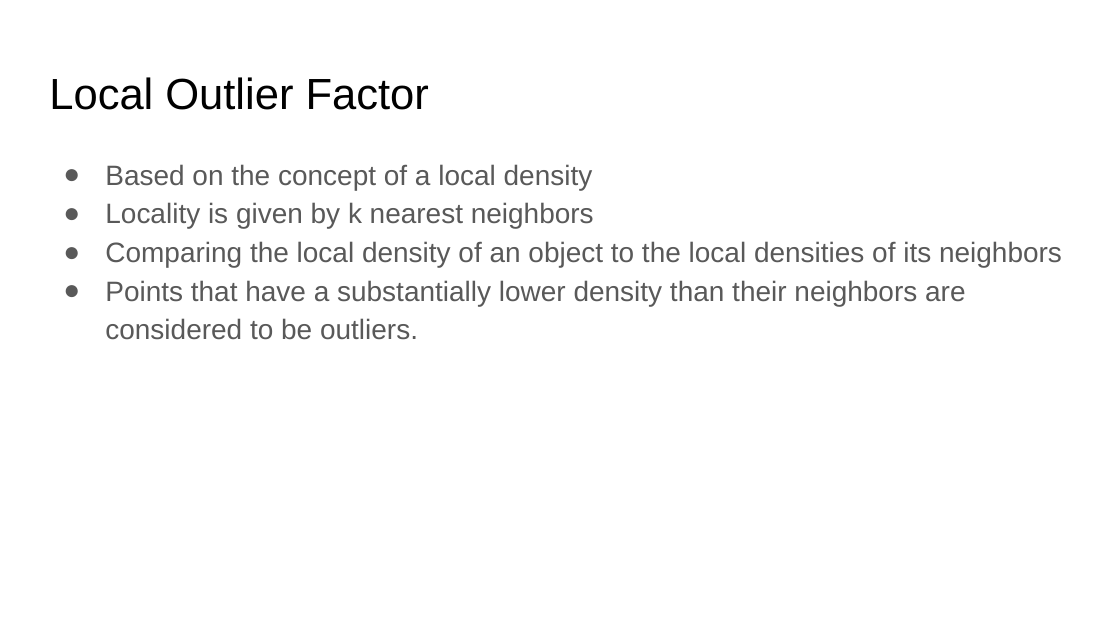
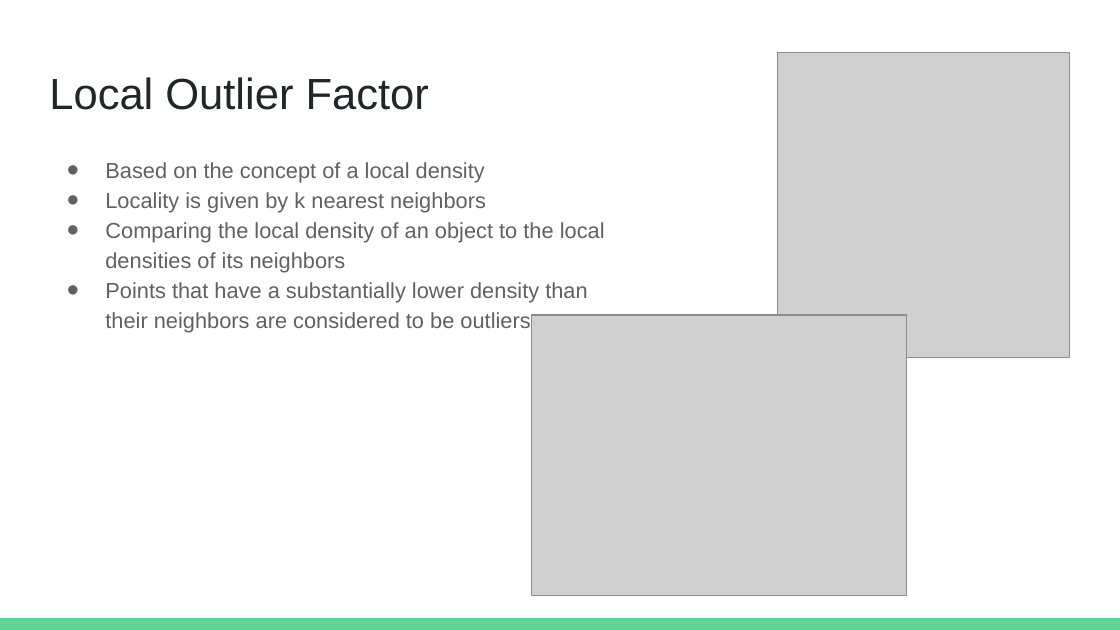
Before and after one commit to rmzn1717/anomaly_detection_project, a slide deck: slide 28 of Unsupervised Anomaly Detection.pptx (slide 6 before the commit). Drawn at 1120x630 pixels with LibreOffice and Linux fonts; fonts in the diff are those of the drawing; grey boxes stand for pictures. Boxes give left, top, right and bottom in pixels: in the first picture for what was removed or moved away, otherwise in the second. Text is boxed around its words. In the diff, an @@ line names an element or a change of style, - is before the commit and + after.

```diff
--- a/Unsupervised Anomaly Detection.pptx
+++ b/Unsupervised Anomaly Detection.pptx
@@ title "Local Outlier Factor" at (x1=49, y1=77, x2=429, y2=110): text colour #000000 to #202729 @@
@@ picture added at (x1=777, y1=53, x2=1068, y2=358) @@
@@ text "Based on the concept of ..." at (x1=105, y1=162, x2=605, y2=332): size 18 to 14 pt, text colour #595959 to #616161; indent changed; bullet colour #595959 to #616161 @@
@@ picture added at (x1=532, y1=315, x2=907, y2=596) @@
@@ rectangle added at (x1=0, y1=618, x2=1120, y2=630), fill #63D297 @@
```
Also in this commit, not shown: 21 other slides changed, 13 slides added, 3 slides removed, 1 other file.
